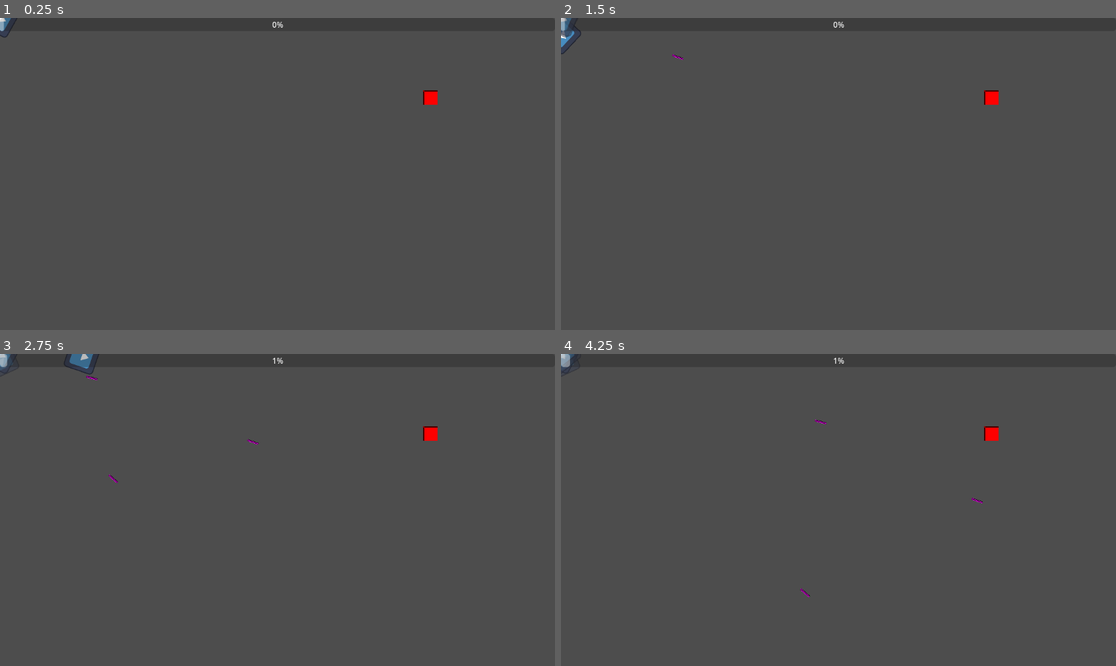
Above: before the commit, frames 1-4 (two rows, left to right).
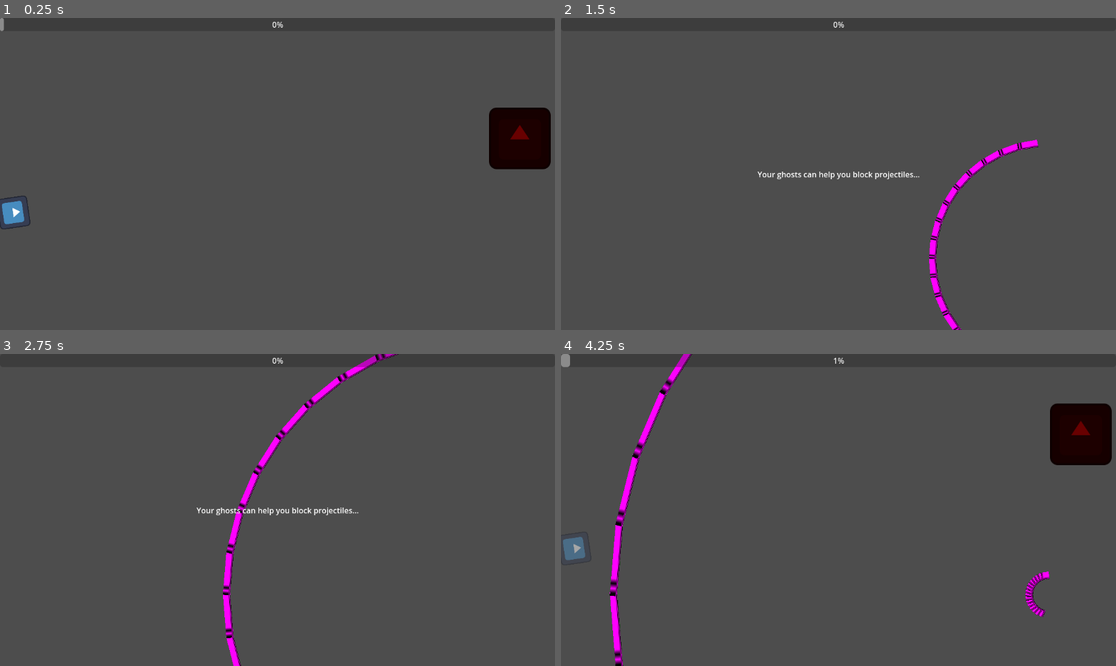
Above: after the commit, the same moments.

Repository: NovaTome/ntgamejam2025
Game: Godot game, scene res://Scenes/root.tscn
The game is run twice, just before and just after one commit, with the same random seed, the same clock (stepped at 60 frames per second) and the same inputs. The engine's default icon, where the game draws it, is replaced by a stand-in: a white triangle on a blue panel in a dark square.
Inputs (mouse positions are in pixels of both pictures, inside the frame that each line leads up to):
- Up to frame 1 (0.25 s): no input
- Up to frame 2 (1.5 s): tap Enter at 0.5 s; move the mouse to (960, 158) at 0.52 s; hold D (right) 0.53-1.28 s; hold X (spawn) 0.53-1.28 s; tap Space (fire) at 0.6 s; move the mouse to (727, 189) at 1.27 s; hold S (down) from 1.28 s (still down); tap X (spawn) at 1.35 s
- Up to frame 3 (2.75 s): tap Space (fire) at 1.55, 2.1 s; move the mouse to (333, 441) at 2.02 s; release S (down) at 2.03 s; hold D (right) from 2.03 s (still down); hold X (spawn) from 2.03 s (still down)
- Up to frame 4 (4.25 s): move the mouse to (810, 572) at 2.77 s; release D (right) at 2.78 s; release X (spawn) at 2.78 s; hold W (up) 2.78-3.53 s; tap X (spawn) at 2.85 s; tap Space (fire) at 3.05, 3.6 s; move the mouse to (1005, 556) at 3.52 s; hold A (left) from 3.53 s (still down); hold X (spawn) from 3.53 s (still down)

The runs differ from the first frame. In frame 1, 2.7% of the frame differs, in the area x 0-100%, y 0-68%; in frame 2, 1.7%; in frame 3, 2.4%; in frame 4, 4.3%, in the area x 0-100%, y 0-100%.
Error before the commit: Invalid assignment of property or key 'pos' with value of type 'Vector2' on a base object of type 'Resource (Command)'. (res://Scripts/Managers/self_management…

Commit message:
Add homing attack

Diff:
--- /dev/null
+++ b/Scenes/Entities/Attacks/homing_attack.tscn
@@ -0,0 +1,11 @@
+[gd_scene load_steps=2 format=3 uid="uid://cwy3gwf38qtt8"]
+
+[ext_resource type="Script" uid="uid://bjtyqhweb0fba" path="res://Scripts/Attacks/homing_attack.gd" id="1_wvqro"]
+
+[node name="HomingAttack" type="Node2D"]
+script = ExtResource("1_wvqro")
+
+[node name="Timer" type="Timer" parent="."]
+autostart = true
+
+[connection signal="timeout" from="Timer" to="." method="_on_timer_timeout"]
--- a/Scenes/Entities/Attacks/wave_attack.tscn
+++ b/Scenes/Entities/Attacks/wave_attack.tscn
@@ -4,3 +4,4 @@
 
 [node name="WaveAttack" type="Node2D"]
 script = ExtResource("1_kh5xa")
+DEBUG_MODE = false
--- a/Scenes/Entities/Enemies/boss_enemy.tscn
+++ b/Scenes/Entities/Enemies/boss_enemy.tscn
@@ -1,5 +1,83 @@
-[gd_scene format=3 uid="uid://by48x72g25wal"]
+[gd_scene load_steps=9 format=3 uid="uid://by48x72g25wal"]
+
+[ext_resource type="Script" uid="uid://cmnxtp5mk7kd" path="res://Scripts/Entities/Enemies/boss_enemy.gd" id="1_4tvdv"]
+[ext_resource type="Texture2D" uid="uid://yup846x5e2qf" path="res://icon.svg" id="1_7cs6j"]
+[ext_resource type="PackedScene" uid="uid://dxtlhaoalm7os" path="res://Scenes/Entities/Attacks/bullet_source.tscn" id="3_wmgoi"]
+[ext_resource type="PackedScene" uid="uid://b3ifmidv1nnnd" path="res://Scenes/Entities/projectile.tscn" id="4_fj6eq"]
+
+[sub_resource type="Animation" id="Animation_xgipe"]
+length = 0.001
+tracks/0/type = "value"
+tracks/0/imported = false
+tracks/0/enabled = true
+tracks/0/path = NodePath(".:position")
+tracks/0/interp = 1
+tracks/0/loop_wrap = true
+tracks/0/keys = {
+"times": PackedFloat32Array(0),
+"transitions": PackedFloat32Array(1),
+"update": 0,
+"values": [Vector2(0, 0)]
+}
+
+[sub_resource type="Animation" id="Animation_8bvao"]
+resource_name = "start"
+tracks/0/type = "value"
+tracks/0/imported = false
+tracks/0/enabled = true
+tracks/0/path = NodePath(".:position")
+tracks/0/interp = 1
+tracks/0/loop_wrap = true
+tracks/0/keys = {
+"times": PackedFloat32Array(0, 0.5, 1),
+"transitions": PackedFloat32Array(1, 1, 1),
+"update": 0,
+"values": [Vector2(1079, 0), Vector2(1079, 500), Vector2(1079, -500)]
+}
+tracks/1/type = "method"
+tracks/1/imported = false
+tracks/1/enabled = true
+tracks/1/path = NodePath(".")
+tracks/1/interp = 1
+tracks/1/loop_wrap = true
+tracks/1/keys = {
+"times": PackedFloat32Array(0.5, 1),
+"transitions": PackedFloat32Array(1, 1),
+"values": [{
+"args": [],
+"method": &"fireWaveAttack"
+}, {
+"args": [],
+"method": &"hide"
+}]
+}
+
+[sub_resource type="AnimationLibrary" id="AnimationLibrary_rdnf5"]
+_data = {
+&"RESET": SubResource("Animation_xgipe"),
+&"phase_0": SubResource("Animation_8bvao")
+}
+
+[sub_resource type="RectangleShape2D" id="RectangleShape2D_vvxoj"]
+size = Vector2(128, 128)
 
 [node name="BossEnemy" type="CharacterBody2D"]
+script = ExtResource("1_4tvdv")
 
 [node name="AnimationPlayer" type="AnimationPlayer" parent="."]
+libraries = {
+&"": SubResource("AnimationLibrary_rdnf5")
+}
+autoplay = "phase_0"
+
+[node name="Sprite2D" type="Sprite2D" parent="."]
+modulate = Color(0.407843, 0, 0, 1)
+texture = ExtResource("1_7cs6j")
+
+[node name="CollisionShape2D" type="CollisionShape2D" parent="."]
+shape = SubResource("RectangleShape2D_vvxoj")
+
+[node name="BulletSource" parent="." instance=ExtResource("3_wmgoi")]
+position = Vector2(-67, 0)
+rotation = 3.14159
+projectile = ExtResource("4_fj6eq")
--- a/Scenes/Entities/player.tscn
+++ b/Scenes/Entities/player.tscn
@@ -30,3 +30,9 @@
 scale = Vector2(40110.9, -50.7781)
 projectile = ExtResource("5_a1rq5")
 projectile_type = 3
+
+[node name="DeathGap" type="Timer" parent="."]
+wait_time = 0.5
+one_shot = true
+
+[connection signal="timeout" from="DeathGap" to="." method="_on_death_gap_timeout"]
--- a/Scenes/UI/gui.tscn
+++ b/Scenes/UI/gui.tscn
@@ -17,4 +17,24 @@
 wait_time = 0.2
 autostart = true
 
+[node name="DeathHint" type="Label" parent="."]
+visible = false
+anchors_preset = 8
+anchor_left = 0.5
+anchor_top = 0.5
+anchor_right = 0.5
+anchor_bottom = 0.5
+offset_left = -20.0
+offset_top = -11.5
+offset_right = 20.0
+offset_bottom = 11.5
+grow_horizontal = 2
+grow_vertical = 2
+text = "Your ghosts can help you block projectiles..."
+
+[node name="HintTimer" type="Timer" parent="."]
+wait_time = 2.0
+one_shot = true
+
 [connection signal="timeout" from="Timer" to="." method="_on_timer_timeout"]
+[connection signal="timeout" from="HintTimer" to="." method="_on_hint_timer_timeout"]
--- a/Scenes/boss_room.tscn
+++ b/Scenes/boss_room.tscn
@@ -1,17 +1,14 @@
 [gd_scene load_steps=7 format=3 uid="uid://hryimfamq42c"]
 
-[ext_resource type="PackedScene" uid="uid://c0uxw7slsr53l" path="res://Scenes/Entities/Attacks/wave_attack.tscn" id="1_4kqfc"]
 [ext_resource type="Script" uid="uid://bmp3fwlljyspk" path="res://Scripts/root.gd" id="1_l7on7"]
 [ext_resource type="Script" uid="uid://4lcqyy5f7tj2" path="res://Scripts/Managers/self_management.gd" id="2_lu0rs"]
 [ext_resource type="PackedScene" uid="uid://cqcub1i5w633w" path="res://Scenes/Entities/player.tscn" id="3_b2mui"]
 [ext_resource type="PackedScene" uid="uid://ciq371u7ni228" path="res://Scenes/UI/gui.tscn" id="4_b2mui"]
 [ext_resource type="Script" uid="uid://dm305gi7va2nd" path="res://Scripts/Managers/bullet_manager.gd" id="5_q04ek"]
+[ext_resource type="PackedScene" uid="uid://cwy3gwf38qtt8" path="res://Scenes/Entities/Attacks/homing_attack.tscn" id="6_l7on7"]
 
 [node name="BossRoom" type="Node2D"]
 script = ExtResource("1_l7on7")
-
-[node name="WaveAttack" parent="." instance=ExtResource("1_4kqfc")]
-position = Vector2(1089, 381)
 
 [node name="SelfManagement" type="Node2D" parent="."]
 script = ExtResource("2_lu0rs")
@@ -22,3 +19,6 @@
 
 [node name="BulletManager" type="Node2D" parent="."]
 script = ExtResource("5_q04ek")
+
+[node name="HomingAttack" parent="." instance=ExtResource("6_l7on7")]
+position = Vector2(727, 361)
--- a/Scenes/root.tscn
+++ b/Scenes/root.tscn
@@ -4,8 +4,8 @@
 [ext_resource type="Script" uid="uid://4lcqyy5f7tj2" path="res://Scripts/Managers/self_management.gd" id="1_vnucn"]
 [ext_resource type="PackedScene" uid="uid://ciq371u7ni228" path="res://Scenes/UI/gui.tscn" id="3_4g5cr"]
 [ext_resource type="PackedScene" uid="uid://cqcub1i5w633w" path="res://Scenes/Entities/player.tscn" id="3_vnucn"]
-[ext_resource type="PackedScene" uid="uid://c3s13cnlrktl0" path="res://Scenes/Entities/Enemies/regular_enemy.tscn" id="5_4g5cr"]
 [ext_resource type="Script" uid="uid://dm305gi7va2nd" path="res://Scripts/Managers/bullet_manager.gd" id="6_ckhy6"]
+[ext_resource type="PackedScene" uid="uid://by48x72g25wal" path="res://Scenes/Entities/Enemies/boss_enemy.tscn" id="6_dun2r"]
 
 [node name="Root" type="Node2D"]
 script = ExtResource("1_dun2r")
@@ -16,9 +16,9 @@
 [node name="GUI" parent="SelfManagement" instance=ExtResource("3_4g5cr")]
 
 [node name="Player" parent="SelfManagement" instance=ExtResource("3_vnucn")]
+position = Vector2(28, 404)
 
-[node name="RegularEnemy" parent="SelfManagement" instance=ExtResource("5_4g5cr")]
-position = Vector2(893, 165)
+[node name="BossEnemy" parent="SelfManagement" instance=ExtResource("6_dun2r")]
 
 [node name="BulletManager" type="Node2D" parent="."]
 script = ExtResource("6_ckhy6")
--- /dev/null
+++ b/Scripts/Attacks/homing_attack.gd
@@ -0,0 +1,32 @@
+extends Node2D
+class_name HomingAttack
+
+const radius = 5
+
+@export var projectile_scene:PackedScene = preload("res://Scenes/Entities/square_projectile.tscn")
+@export var bullet_source_scene:PackedScene = preload("res://Scenes/Entities/Attacks/bullet_source.tscn")
+
+var timesFired:int = 0
+var target
+
+func _on_timer_timeout() -> void:
+	if timesFired == 4:
+		return
+	if target == null:
+		target = Managers.self_management.player
+	timesFired+=1
+	var proj:BulletSource = bullet_source_scene.instantiate()
+	proj.projectile = projectile_scene
+	proj.projectile_type = Projectile.TYPES.PLAYER
+	proj.group = "HomingAttack"
+	proj.connect("ready",handleProjectileReady.bind(proj))
+	call_deferred("add_child",proj)
+
+
+func handleProjectileReady(proj:BulletSource) -> void:
+	proj.origin.global_position = Vector2(global_position.x,global_position.y)
+	proj.direction.global_position = Vector2(radius,0)
+	var projectile:Projectile = proj.fire()
+
+func _process(delta: float) -> void:
+	if timesFired == 4 and Managers.bullet_manager.get_children().filter(func(a:Node2D): return a.is_in_group("HomingAttack")).is_empty(): queue_free()
--- /dev/null
+++ b/Scripts/Entities/Enemies/boss_enemy.gd
@@ -0,0 +1,18 @@
+extends CharacterBody2D
+class_name BossEnemy
+
+@export var waveAttack:PackedScene = preload("res://Scenes/Entities/Attacks/wave_attack.tscn")
+
+@onready var bullet_source: BulletSource = $BulletSource
+@onready var animation_player: AnimationPlayer = $AnimationPlayer
+
+@export var phase:int = 0
+
+func reset() -> void:
+	show()
+	animation_player.play("phase_"+str(phase))
+
+func fireWaveAttack() -> void:
+	var wave:WaveAttack = waveAttack.instantiate()
+	wave.global_position = bullet_source.origin.global_position
+	get_parent().add_child(wave)
--- a/Scripts/Entities/ghost.gd
+++ b/Scripts/Entities/ghost.gd
@@ -9,6 +9,7 @@
 @onready var death_timer: Timer = $DeathTimer
 @onready var bullet_source = $BulletSource
 
+var startingLocation:Vector2
 
 var manager:SelfManagement
 
@@ -21,6 +22,7 @@
 var secondsAlive:int = 0
 
 func _ready() -> void:
+	startingLocation = global_position
 	command_node.bullet_source = bullet_source
 	sprite_2d.self_modulate.a = 0.5 #Make ghost transparent :3
 	if commands.size() == 0:
@@ -47,7 +49,7 @@
 	currentTicks+=1
 
 func reload() -> void:
-	global_position = Vector2(0,0)
+	global_position = startingLocation
 	commands = oldCommands.duplicate(false)
 	oldCommands.clear()
 	currentTicks = 0
--- a/Scripts/Entities/player.gd
+++ b/Scripts/Entities/player.gd
@@ -8,6 +8,10 @@
 @export var speed: int = 250
 @onready var command_node: CommandNode = $CommandNode
 @onready var bullet_source = $BulletSource
+@onready var death_gap: Timer = $DeathGap
+
+var deaths:int = 0
+var dead:bool = false
 
 func _ready() -> void:
 	command_node.bullet_source = bullet_source
@@ -47,5 +51,10 @@
 	command_node.processCommand(command)
 
 func die() -> void:
-	global_position = Vector2(0,0)
-	died.emit()
+	if not dead:
+		dead = true
+		died.emit()
+
+
+func _on_death_gap_timeout() -> void:
+	dead = false
--- a/Scripts/Entities/projectile.gd
+++ b/Scripts/Entities/projectile.gd
@@ -19,13 +19,21 @@
 @export var type:TYPES = TYPES.REGULAR
 var velocity
 
+func _ready() -> void:
+	if type == TYPES.PLAYER:
+		speed/=4
+
 func _process(delta: float) -> void:
+	if type == TYPES.PLAYER:
+		direction = global_position.direction_to(shooter.target.global_position).normalized()
 	velocity = direction * speed
 	global_position += velocity
 
 func set_direction(dir: Vector2) -> void:
 	direction = dir
 	rotation += dir.angle()
+	if type == TYPES.PLAYER: #TODO: Make it so that homing missles actually rotate towards the person instead of using square projectiles
+		global_rotation = global_position.angle_to(shooter.target.global_position)
 
 func canHitBody(body:CharacterBody2D) -> bool:
 	return body is Player or (body is Ghost and type != TYPES.GHOST) or (body is Enemy and (type == TYPES.ENEMY or type == TYPES.ENEMY_GHOST))
--- a/Scripts/Managers/self_management.gd
+++ b/Scripts/Managers/self_management.gd
@@ -2,6 +2,7 @@
 extends Node2D
 
 @onready var player: Player = $Player
+@onready var boss:BossEnemy = $BossEnemy
 @onready var playerStartingLocation:Vector2 = Vector2($Player.global_position)
 @onready var gui:GUI = $GUI
 
@@ -27,6 +28,7 @@
 
 #On input, log what is happening to "bio"
 func _input(event: InputEvent) -> void:
+	if not gui.hint_timer.is_stopped(): return
 	var inputTypes:Array[String] = ["left","up","down","right","fire"]
 	if event is InputEventKey:
 		for it:String in inputTypes:
@@ -37,7 +39,6 @@
 
 func logCommand() -> void:
 	var newCommand:Command = Command.new(inputTickStart,currentTicks,inputs.duplicate(false),rotations.duplicate(false))
-	if newCommand.inputs.has("fire"): newCommand.pos = get_global_mouse_position()
 	bio.append(newCommand)
 	rotations.clear()
 
@@ -66,9 +67,24 @@
 	new_ghost.global_position = playerStartingLocation
 	call_deferred("add_child",new_ghost)
 
+func clearEverything() -> void:
+	gui.resetProgress()
+	bio.clear()
+	currentTicks = 0
+	inputTickStart = 0
+	inputs.clear()
+	rotations.clear()
+
 func handlePlayerDeath() -> void:
 	logCommand()
-	inputTickStart = currentTicks
+	if player.deaths == 0:
+		gui.resetProgress()
+		gui.death_hint.show()
+		gui.hint_timer.start(3)
+		player.hide()
+		player.set_process(false)
+		player.deaths+=1
+		return
 	spawn_ghost()
 	gui.resetProgress()
 	bio.clear()
@@ -76,6 +92,8 @@
 	inputTickStart = 0
 	inputs.clear()
 	rotations.clear()
+	player.global_position = playerStartingLocation
+	player.death_gap.start()
 
 # Debug method for creating ghosts
 func _unhandled_input(event):
--- a/Scripts/UI/gui.gd
+++ b/Scripts/UI/gui.gd
@@ -1,10 +1,13 @@
 extends CanvasLayer
 class_name GUI
 @onready var progress_bar: ProgressBar = $ProgressBar
+@onready var death_hint: Label = $DeathHint
+@onready var hint_timer: Timer = $HintTimer
 
 signal timerUp()
 
 func _on_timer_timeout() -> void:
+	if not hint_timer.is_stopped(): return
 	progress_bar.value+=0.2
 	if progress_bar.value == 60:
 		timerUp.emit()
@@ -12,3 +15,14 @@
 
 func resetProgress() -> void:
 	progress_bar.value = 0
+
+
+func _on_hint_timer_timeout() -> void:
+	death_hint.queue_free()
+	Managers.self_management.spawn_ghost()
+	Managers.self_management.clearEverything()
+	Managers.self_management.player.death_gap.start()
+	Managers.self_management.player.global_position = Managers.self_management.playerStartingLocation
+	Managers.self_management.player.show()
+	Managers.self_management.player.set_process(true)
+	Managers.self_management.boss.reset()
Not shown: 1 places in Scenes/Entities/player.tscn that only renumber resources
Not shown, added: Scripts/Attacks/homing_attack.gd.uid
Not shown, added: Scripts/Entities/Enemies/boss_enemy.gd.uid
